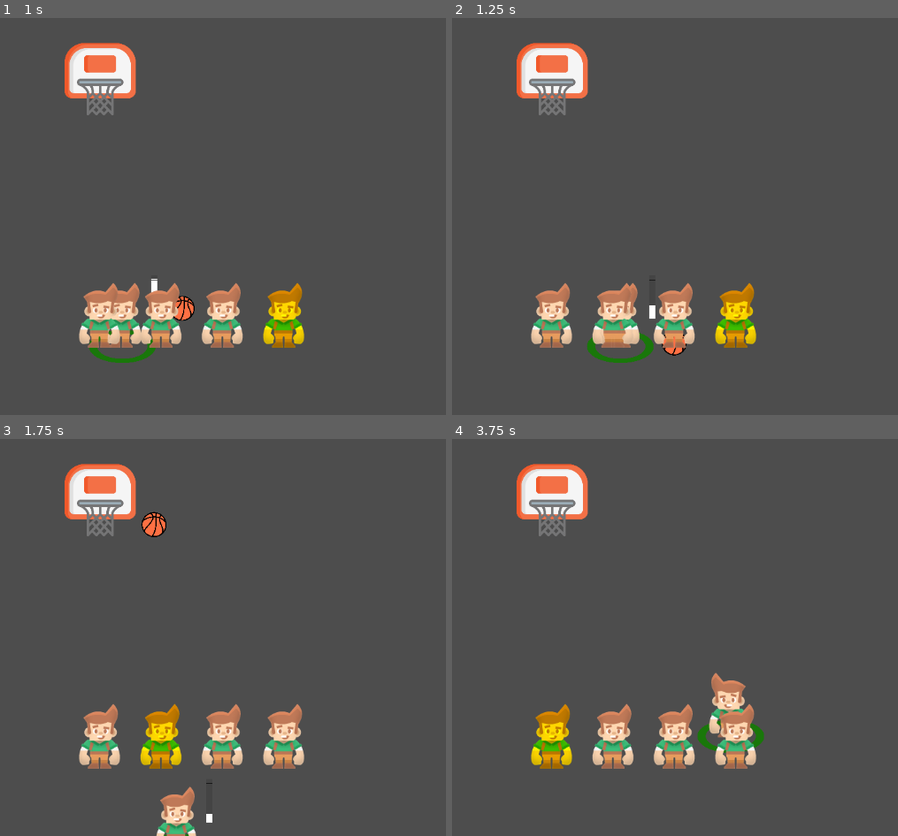
Above: before the commit, frames 1-4 (two rows, left to right).
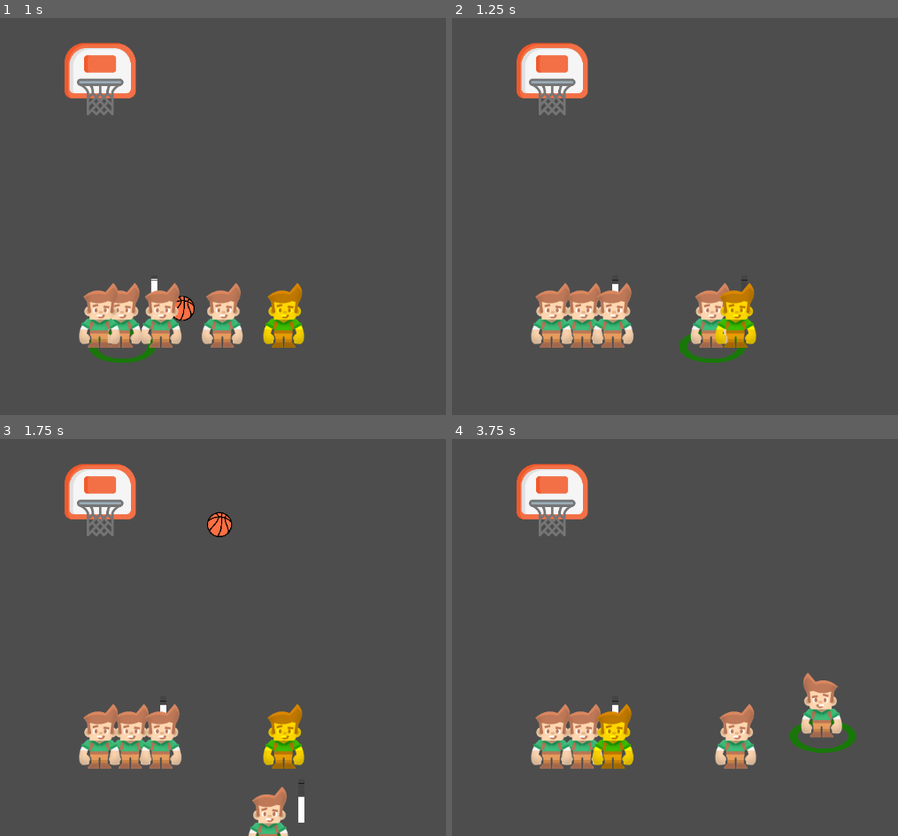
Above: after the commit, the same moments.

Repository: david8zhang/baller-quest-godot
Game: Godot game, scene res://scenes/Main.tscn
Two runs of this game, one before a commit and one after it. Both use one fixed random seed, a clock stepped at 60 frames per second and the inputs below.
Inputs:
- Up to frame 1 (1 s): tap Enter at 0.5 s; hold Right (move_right) from 0.53 s (still down); hold F (shoot_ball) from 0.53 s (still down); tap Space (pass) at 0.6 s
- Up to frame 2 (1.25 s): keep holding Right (move_right); keep holding F (shoot_ball)
- Up to frame 3 (1.75 s): release Right (move_right) at 1.28 s; release F (shoot_ball) at 1.28 s; hold Down (move_down) from 1.28 s (still down); tap F (shoot_ball) at 1.35 s; tap Space (pass) at 1.55 s
- Up to frame 4 (3.75 s): release Down (move_down) at 2.03 s; hold Right (move_right) 2.03-2.78 s; hold F (shoot_ball) 2.03-2.78 s; tap Space (pass) at 2.1, 3.05, 3.6 s; hold Up (move_up) 2.78-3.53 s; tap F (shoot_ball) at 2.85 s; hold Left (move_left) from 3.53 s (still down); hold F (shoot_ball) from 3.53 s (still down)

Frame 1 is identical in both runs. In frame 2, 3.7% of the frame differs, in the area x 24-67%, y 65-87%; in frame 3, 6.3%; in frame 4, 6.4%, in the area x 17-91%, y 58-84%.

Commit message:
added basic passing

Diff:
--- a/prefab/Ball.tscn
+++ b/prefab/Ball.tscn
@@ -39,9 +39,12 @@
 shape = SubResource("CircleShape2D_yclt3")
 
 [node name="PlayerDetector" type="Area2D" parent="."]
+collision_layer = 4
+collision_mask = 4
 
 [node name="CollisionShape2D" type="CollisionShape2D" parent="PlayerDetector"]
 position = Vector2(-1, 0)
 shape = SubResource("CircleShape2D_csasp")
 
 [connection signal="body_entered" from="MakeDetector" to="." method="_on_rim_detector_body_entered"]
+[connection signal="body_entered" from="PlayerDetector" to="." method="_on_player_detector_body_entered"]
--- a/prefab/Player.tscn
+++ b/prefab/Player.tscn
@@ -11,6 +11,7 @@
 height = 112.0
 
 [node name="Player" type="RigidBody2D"]
+collision_layer = 4
 gravity_scale = 0.0
 script = ExtResource("1_qur1a")
 ball_scene = ExtResource("2_pi8my")
@@ -22,6 +23,7 @@
 [node name="CollisionShape2D" type="CollisionShape2D" parent="."]
 position = Vector2(0, 12)
 shape = SubResource("CapsuleShape2D_8n74s")
+debug_color = Color(0, 0.6, 0.701961, 0.419608)
 
 [node name="Highlight" type="Sprite2D" parent="."]
 position = Vector2(2, 62)
--- a/scripts/Ball.gd
+++ b/scripts/Ball.gd
@@ -4,6 +4,7 @@
 @onready var rim_collider = $RimCollider
 @onready var make_collider: CollisionShape2D = $MakeDetector/CollisionShape2D
 @onready var player_collider: CollisionShape2D = $PlayerDetector/CollisionShape2D
+@onready var player_detector: Area2D = $PlayerDetector
 
 var screen_size
 
@@ -28,3 +29,8 @@
 		# Slow down ball (to simulate colliding with the net)
 		linear_velocity.x = linear_velocity.x * 0.25
 		linear_velocity.y = linear_velocity.y * 0.75
+
+
+func _on_player_detector_body_entered(body):
+	var player = body as Player
+	player.receive_pass(self)
--- a/scripts/Hoop.gd
+++ b/scripts/Hoop.gd
@@ -1,6 +1,5 @@
 class_name Hoop
 extends StaticBody2D
-@onready var collision_shape = $CollisionShape2D
 
 func disable_rim_collider():
 	set_collision_mask_value(3, true)
--- a/scripts/Player.gd
+++ b/scripts/Player.gd
@@ -5,14 +5,18 @@
 var screen_size
 var pass_target: Player
 var has_ball: bool = false
+var player_name: String = ""
 
 @onready var player_manager: PlayerManager = get_node("/root/Main/PlayerManager")
 @onready var hoop: Hoop = get_node("/root/Main/Hoop") as Hoop
-@export var ball_scene: PackedScene
 @onready var shot_meter = $ShotMeter as ShotMeter
 @onready var highlight = $Highlight
 
+@export var ball_scene: PackedScene
+var can_receive_pass
+
 func _ready():
+	can_receive_pass = false
 	screen_size = get_viewport_rect().size
 	highlight.visible = false
 
@@ -30,9 +34,9 @@
 		if velocity.length() > 0:
 			velocity = velocity.normalized() * SPEED
 			update_pass_target(velocity)
-		position += velocity * delta
-		position.x = clamp(position.x, -screen_size.x / 2, screen_size.x / 2)
-		position.y = clamp(position.y, -screen_size.y / 2, screen_size.y / 2)
+		global_position += velocity * delta
+		global_position.x = clamp(global_position.x, -screen_size.x / 2, screen_size.x / 2)
+		global_position.y = clamp(global_position.y, -screen_size.y / 2, screen_size.y / 2)
 		if velocity.x != 0:
 			$Sprite2D.flip_h = velocity.x < 0
 
@@ -51,20 +55,17 @@
 		if Input.is_action_just_pressed("pass"):
 			if pass_target != null:
 				pass_ball()
-#				pass_target.modulate = Color(1, 1, 1)
-#				player_manager.switch_to_player(pass_target)
-#				pass_target = null
 
 
 func update_pass_target(velocity: Vector2):
 	if pass_target != null:
 		pass_target.modulate = Color(1, 1, 1)
-	var src_position = position + velocity
+	var src_position = global_position + velocity
 	var closest_player
 	var min_dist = INF
 	for player in player_manager.players:
 		if player != self:
-			var dist = src_position.distance_to(player.position)
+			var dist = src_position.distance_to(player.global_position)
 			if dist < min_dist:
 				min_dist = dist
 				closest_player = player
@@ -72,32 +73,38 @@
 	pass_target = closest_player
 
 
+func enable_pass_receipt():
+	can_receive_pass = true
+
+
 func show_pass_cursor():
 	self.modulate = Color(1, 1, 0)
 
 
 func pass_ball():
-#	has_ball = false
 	var ball = ball_scene.instantiate() as Ball
-	ball.position.x = self.position.x
-	ball.position.y = self.position.y
+	ball.position.x = self.global_position.x
+	ball.position.y = self.global_position.y
 	add_sibling(ball)
-#	ball.player_collider.disabled = false
-#	var callable = Callable(self, "pass_complete").bind(ball, pass_target)
-#	ball.player_collider.connect("body_entered", callable)
+	pass_target.can_receive_pass = true
+	ball.player_collider.disabled = false
 	var tween = create_tween()
-	tween.tween_property(ball, "position", pass_target.position, 0.5)
+	tween.tween_property(ball, "position", pass_target.global_position, 0.5)
 
 
-func pass_complete(ball: Ball, target: Player):
-	print(ball)
+func receive_pass(ball: Ball):
+	if self.can_receive_pass:
+		self.modulate = Color(1, 1, 1)
+		can_receive_pass = false
+		player_manager.switch_to_player(self)
+		has_ball = true
+		ball.queue_free()
 
 
 func shoot_ball(shot_result: ShotMeter.SHOT_RESULT):
 	has_ball = false
 	var ball = ball_scene.instantiate() as Ball
-	ball.position.x = self.position.x
-	ball.position.y = self.position.y
+	ball.global_position = self.global_position
 	add_sibling(ball)
 	if shot_result == ShotMeter.SHOT_RESULT.MAKE:
 		print("MAKE!")
@@ -108,10 +115,10 @@
 		print("MISS!")
 		ball.enable_rim_collision()
 		hoop.enable_rim_collider()
-		var x_target_miss_left = randi_range(hoop.position.x - 15, hoop.position.x - 10)
-		var x_target_miss_right = randi_range(hoop.position.x + 10, hoop.position.x + 15)
+		var x_target_miss_left = randi_range(hoop.global_position.x - 15, hoop.global_position.x - 10)
+		var x_target_miss_right = randi_range(hoop.global_position.x + 10, hoop.global_position.x + 15)
 		var x_target = x_target_miss_left if randi_range(0, 1) == 0 else x_target_miss_right
-		create_arc(ball, Vector2(x_target, hoop.position.y - 10), 1.5)
+		create_arc(ball, Vector2(x_target, hoop.global_position.y - 10), 1.5)
 
 	# Create timer to reset shot meter
 	var timer := Timer.new()
@@ -130,8 +137,8 @@
 
 
 func create_arc(ball: RigidBody2D, dest_position: Vector2, duration_sec: float):
-	var velocity_x = (dest_position.x - ball.position.x) / duration_sec
-	var velocity_y = (dest_position.y - ball.position.y - 490 * pow(duration_sec, 2)) / duration_sec
+	var velocity_x = (dest_position.x - ball.global_position.x) / duration_sec
+	var velocity_y = (dest_position.y - ball.global_position.y - 490 * pow(duration_sec, 2)) / duration_sec
 	ball.linear_velocity = Vector2(velocity_x, velocity_y)
 
 
--- a/scripts/PlayerManager.gd
+++ b/scripts/PlayerManager.gd
@@ -12,6 +12,7 @@
 		new_player.position = Vector2(i * 100 - 100, 150)
 		players.append(new_player)
 		add_child(new_player)
+		new_player.player_name = "Player " + str(i)
 	selected_player = players[0]
 	selected_player.select()
 	selected_player.has_ball = true
--- a/scripts/ShotMeter.gd
+++ b/scripts/ShotMeter.gd
@@ -19,9 +19,9 @@
 	progress_bar.add_theme_stylebox_override("background", background)
 	fill_box.bg_color = Color("#ffffff")
 
-func fill(amount: int, green_threshold: float):
-	self.green_threshold = green_threshold
-	var line_pos = (1 - green_threshold) * progress_bar.size.y
+func fill(amount: int, threshold: float):
+	self.green_threshold = threshold
+	var line_pos = (1 - threshold) * progress_bar.size.y
 	green_threshold_line.position.y = progress_bar.position.y + line_pos
 	if is_peaked:
 		progress_bar.value -= amount
@@ -44,9 +44,11 @@
 		elif (diff_between_perfect > 50):
 			return SHOT_RESULT.MAKE if get_pct_based_value(25) else SHOT_RESULT.MISS
 
+
 func get_pct_based_value(pct_chance: int):
 	var random_num = randi_range(1, 100)
 	return random_num <= pct_chance
+
 
 func display_feedback():
 	if progress_bar.value >= (progress_bar.max_value * self.green_threshold):
@@ -54,6 +56,7 @@
 		green_threshold_line.visible = false
 		fill_box.bg_color = Color("#00ff00")
 
+
 func reset():
 	fill_box.bg_color = Color("#ffffff")
 	green_threshold_line.visible = true
